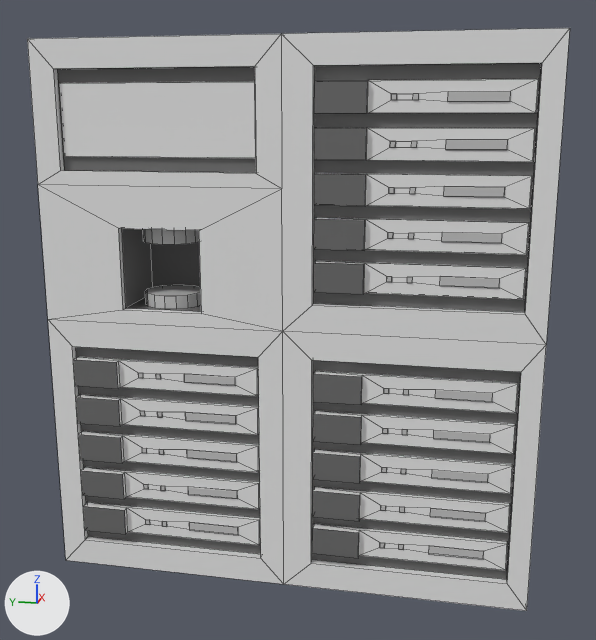
An edit to the Blender file VRIR-Project/Assets/Prefabs/Models/Server.blend, drawn before and after from the same camera.
The view is the same before and after, from a 50 mm camera at (-3.07, -0.61, 1.74) aimed at (-0.01, 0.0, 0.97). Every picture has the same lights, and +X, +Y and +Z are marked at lower left. The older version comes first. Mesh edges are drawn as thin lines.
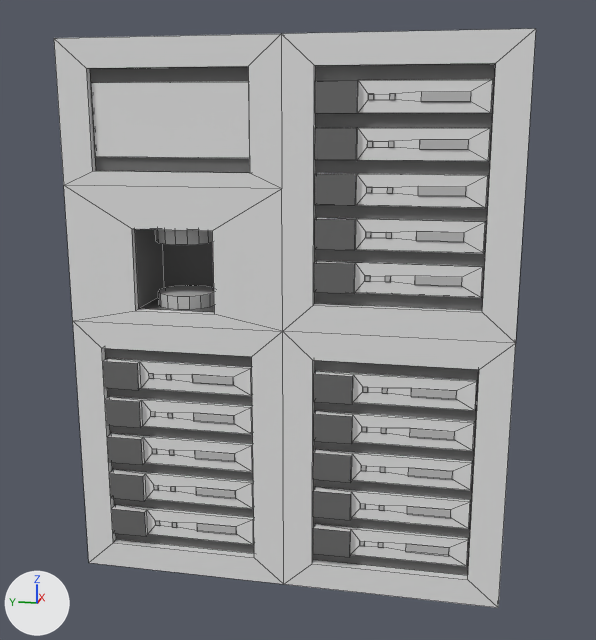
What differs and where, as boxes [x1, y1, x2, y2] in the pictures (596 x 640 px; the box of a moved part takes in the faces that stretch with it):
'Cube', reshaped (11% narrower): before [27, 28, 570, 611]; after [54, 29, 536, 608]
part 1 of me_cube_001, moved or reshaped: before [145, 285, 201, 309]; after [158, 285, 214, 310]
part 2 of me_cube_001, moved or reshaped: before [143, 229, 199, 245]; after [155, 229, 213, 245]
part 3 of me_cube_001, moved or reshaped: before [59, 81, 256, 158]; after [91, 82, 250, 158]
part 4 of me_cube_001, moved or reshaped: before [27, 28, 570, 611]; after [54, 29, 536, 608]

The change in detail:
me_cube_001 is used by ob_cube; location (0.0, 0.0, 0.0).
me_cube_001 had 676 vertices, 551 faces and spanned x -0.31..0.3, y -0.9..0.9, z 0.0..2.0.
me_cube_001 now has 676 vertices, 551 faces and spans x -0.31..0.3, y -0.8..0.8, z 0.0..2.0.
me_cube_001 part 1: the loose piece of 32 vertices spanning x -0.26..-0.04, y 0.34..0.56, z 1.05..1.1 is moved by (0.0, -0.05, 0.0).
me_cube_001 part 2: the loose piece of 32 vertices spanning x -0.26..-0.04, y 0.34..0.56, z 1.29..1.35 is moved by (0.0, -0.05, 0.0).
me_cube_001 part 3: the loose piece of 8 vertices spanning x -0.28..-0.27, y 0.1..0.8, z 1.6..1.85 is scaled about its middle by (1, 0.8, 1), then moved by (0.0, -0.05, 0.0).
me_cube_001 part 4: 549 of 676 vertices moved; they spanned x -0.31..0.3, y -0.9..0.9, z 0.0..2.0 and now span x -0.31..0.3, y -0.8..0.8, z 0.0..2.0; mean shift (0.0, 0.04, 0.0); largest move (-0.3, -0.83, 0.1) -> (-0.3, -0.69, 0.1).
